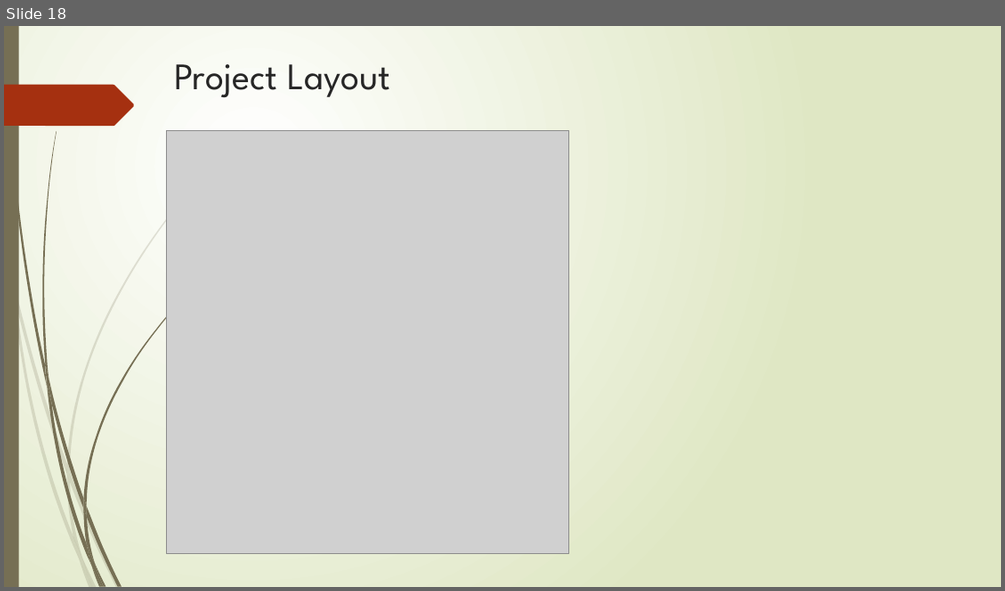
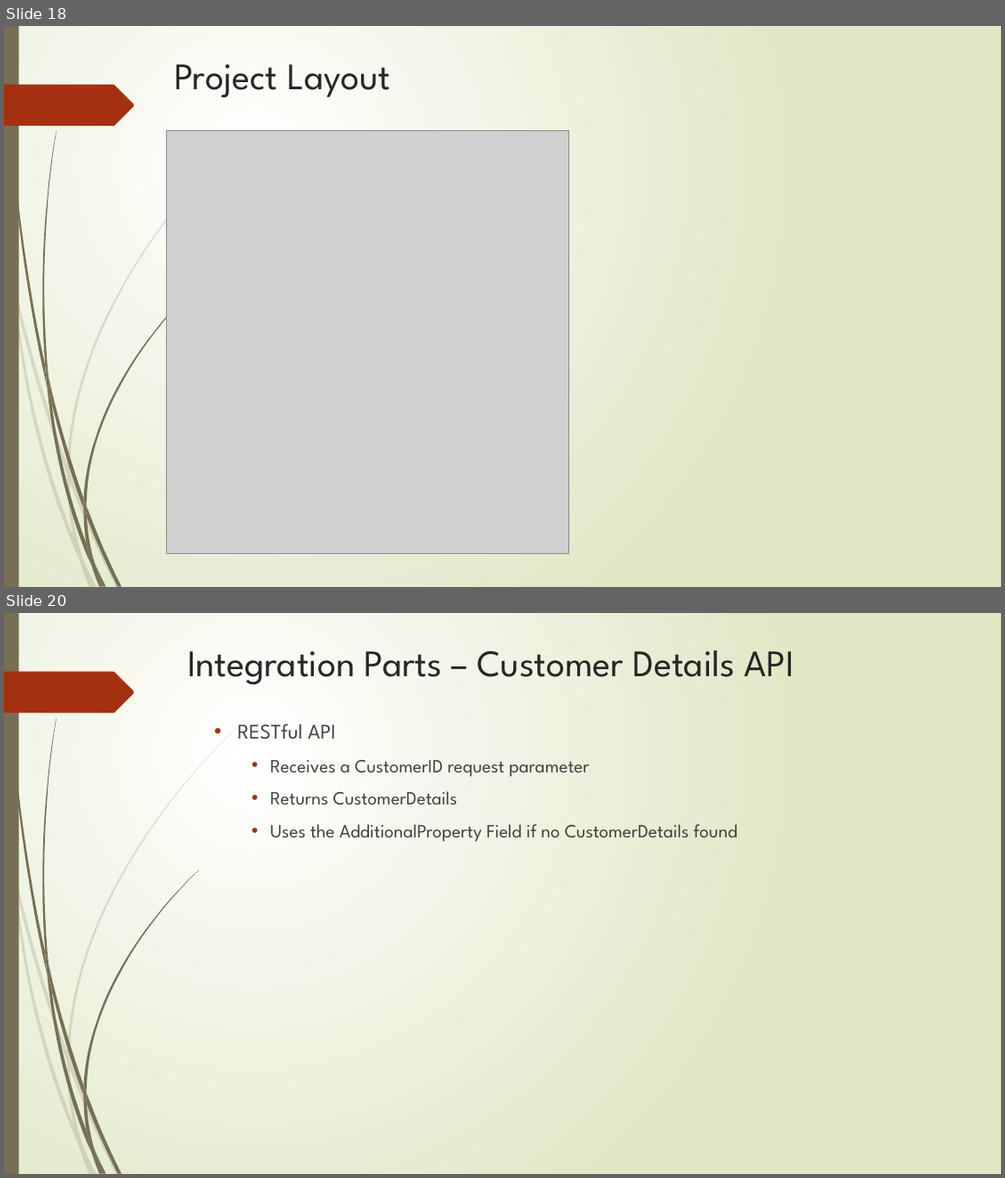
Before and after one commit to wgmartinez/apache-camel-tutorials, a slide deck: presentation/ApacheCamel.pptx. Shown one above the other, each under a label of ours: slide 18 before the commit, slides 18 and 20 after it; the slides between them are not shown. The pictures are 1005x591 and 1005x1178 pixels, drawn with LibreOffice and Linux fonts; fonts in the diff are those of the drawing; grey boxes stand for pictures. Boxes give left, top, right and bottom in pixels: in the first picture for what was removed or moved away, otherwise in the second. Text is boxed around its words. In the diff, an @@ line names an element or a change of style, - is before the commit and + after.

```diff
--- a/presentation/ApacheCamel.pptx
+++ b/presentation/ApacheCamel.pptx
@@ slide 20 added at (4,613,1001,1174), background gradient #FFFFFF to #DFE8C4; not listed: 24 template elements that a slide beside it also shows @@
@@ title added at (187,650,793,685), 36 pt, text #262626 @@
+Integration Parts – Customer Details API
@@ text added at (237,723,737,842), 18 pt, text #404040 @@
+  • RESTful API
+    • Receives a CustomerID request parameter
+    • Returns CustomerDetails
+    • Uses the AdditionalProperty Field if no CustomerDetails found
```
Also in this commit, not shown: 8 slides changed, 10 other slides added, 1 other file.
